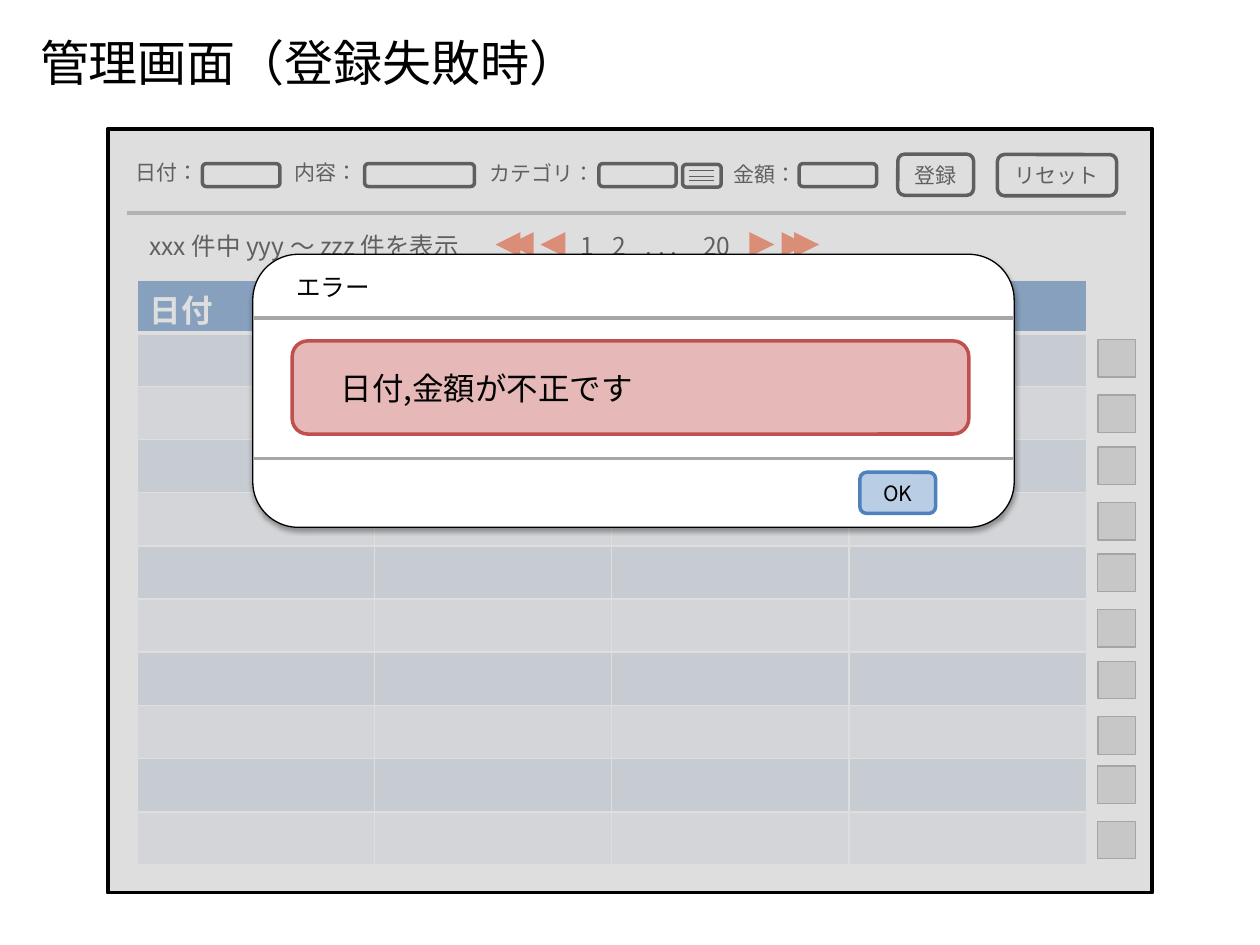
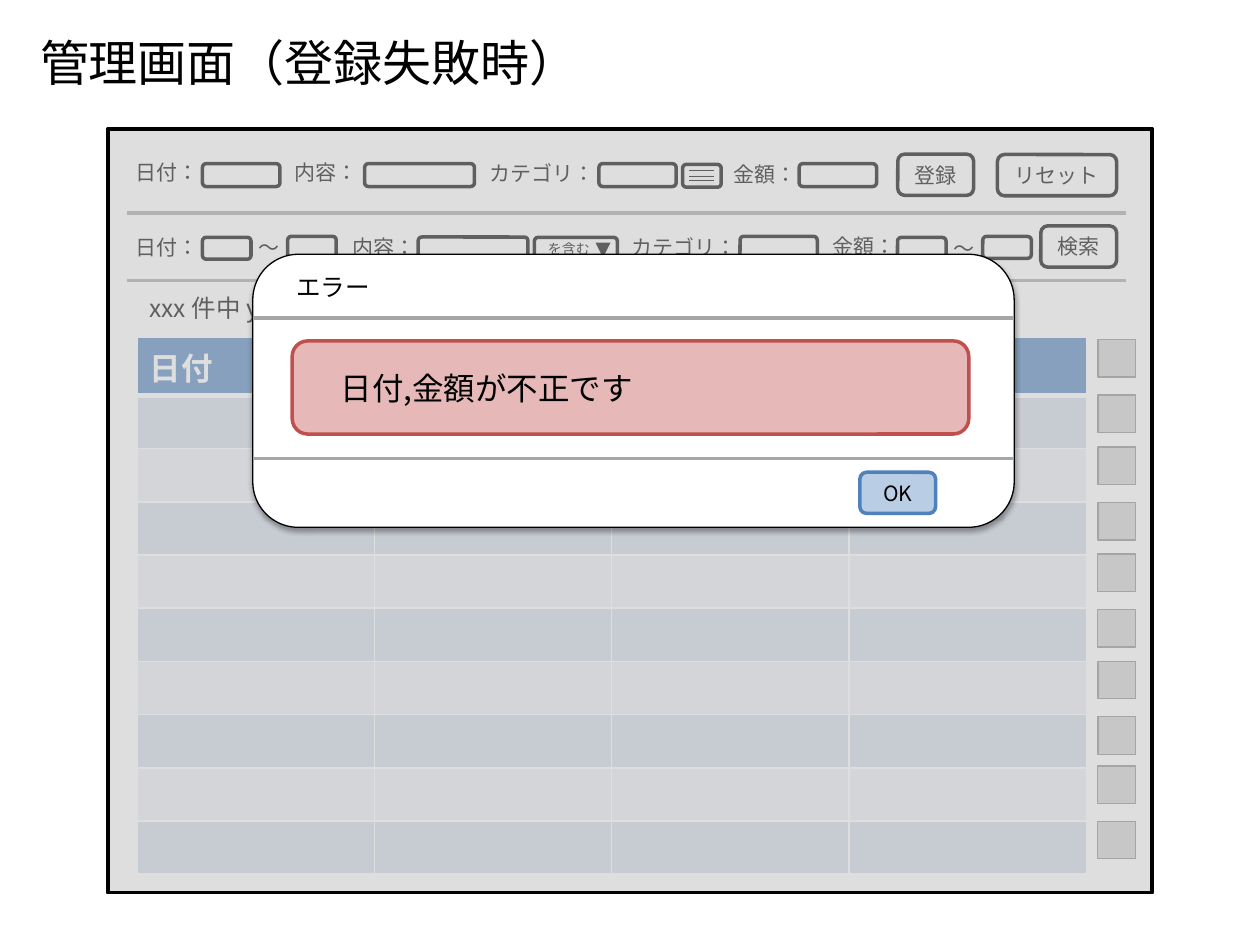
Before and after one commit to Leonis0813/chort, a slide deck: slide 8 of payment_manager/bin/algieba.pptx (slide 7 before the commit). Drawn at 1260x945 pixels with LibreOffice and Linux fonts; fonts in the diff are those of the drawing; grey boxes stand for pictures. Boxes give left, top, right and bottom in pixels: in the first picture for what was removed or moved away, otherwise in the second. Text is boxed around its words. In the diff, an @@ line names an element or a change of style, - is before the commit and + after.

```diff
--- a/payment_manager/bin/algieba.pptx
+++ b/payment_manager/bin/algieba.pptx
@@ text added at bbox=[135, 237, 198, 257], 12 pt, text #000000 @@
+日付：
@@ rounded rectangle added at bbox=[203, 237, 252, 258], outline #000000 2 pt @@
@@ rounded rectangle added at bbox=[287, 237, 336, 258], outline #000000 2 pt @@
@@ text added at bbox=[352, 237, 415, 255], 12 pt, text #000000 @@
+内容：
@@ rounded rectangle added at bbox=[418, 237, 528, 260], outline #000000 2 pt @@
@@ triangle removed at bbox=[495, 232, 520, 257] @@
@@ triangle removed at bbox=[509, 232, 534, 257] @@
@@ rounded rectangle added at bbox=[534, 237, 617, 260], outline #000000 2 pt, 8 pt, text #000000 @@
+を含む
@@ text removed at bbox=[581, 237, 595, 255] @@
-1
@@ text removed at bbox=[613, 237, 627, 255] @@
-2
@@ text added at bbox=[632, 237, 737, 255], 12 pt, text #000000 @@
+カテゴリ：
@@ text removed at bbox=[634, 226, 702, 268] @@
-. . .
@@ text removed at bbox=[703, 237, 730, 255] @@
-20
@@ rounded rectangle added at bbox=[740, 237, 816, 260], outline #000000 2 pt @@
@@ triangle removed at bbox=[750, 232, 775, 257] @@
@@ triangle removed at bbox=[782, 232, 808, 257] @@
@@ triangle removed at bbox=[794, 232, 819, 257] @@
@@ text added at bbox=[832, 236, 895, 255], 12 pt, text #000000 @@
+金額：
@@ rounded rectangle added at bbox=[897, 237, 946, 258], outline #000000 2 pt @@
@@ rounded rectangle added at bbox=[983, 237, 1032, 258], outline #000000 2 pt @@
@@ rounded rectangle added at bbox=[1041, 226, 1116, 267], outline #000000 2 pt, 12 pt, text #000000 @@
+検索
@@ text added at bbox=[259, 244, 280, 261], 12 pt, text #000000 @@
+〜
@@ triangle at bbox=[596, 243, 611, 258]: fill #F75D31 to #000000; rotation 270 to 180 degrees @@
@@ text added at bbox=[954, 245, 975, 256], 12 pt, text #000000 @@
+〜
@@ line added from (127, 280) to (1126, 280), #A6A6A6 2 pt @@
@@ text "xxx 件中 yyy 〜 zzz ..." rewrapped from bbox=[149, 234, 459, 261] to bbox=[149, 292, 459, 323] @@
@@ table at bbox=[137, 338, 1085, 869] @@
-row 11:  |  |  | 
@@ table: place and size @@
-table at bbox=[137, 280, 1085, 866]
+table at bbox=[137, 338, 1085, 869]
```
Also in this commit, not shown: 6 other slides changed, 1 slide added, 11 other files.
